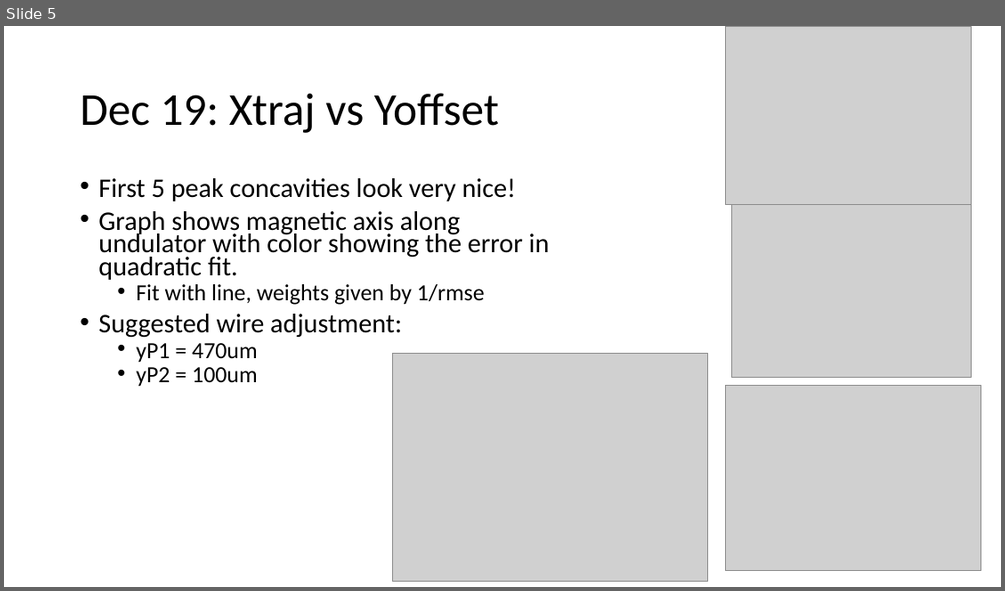
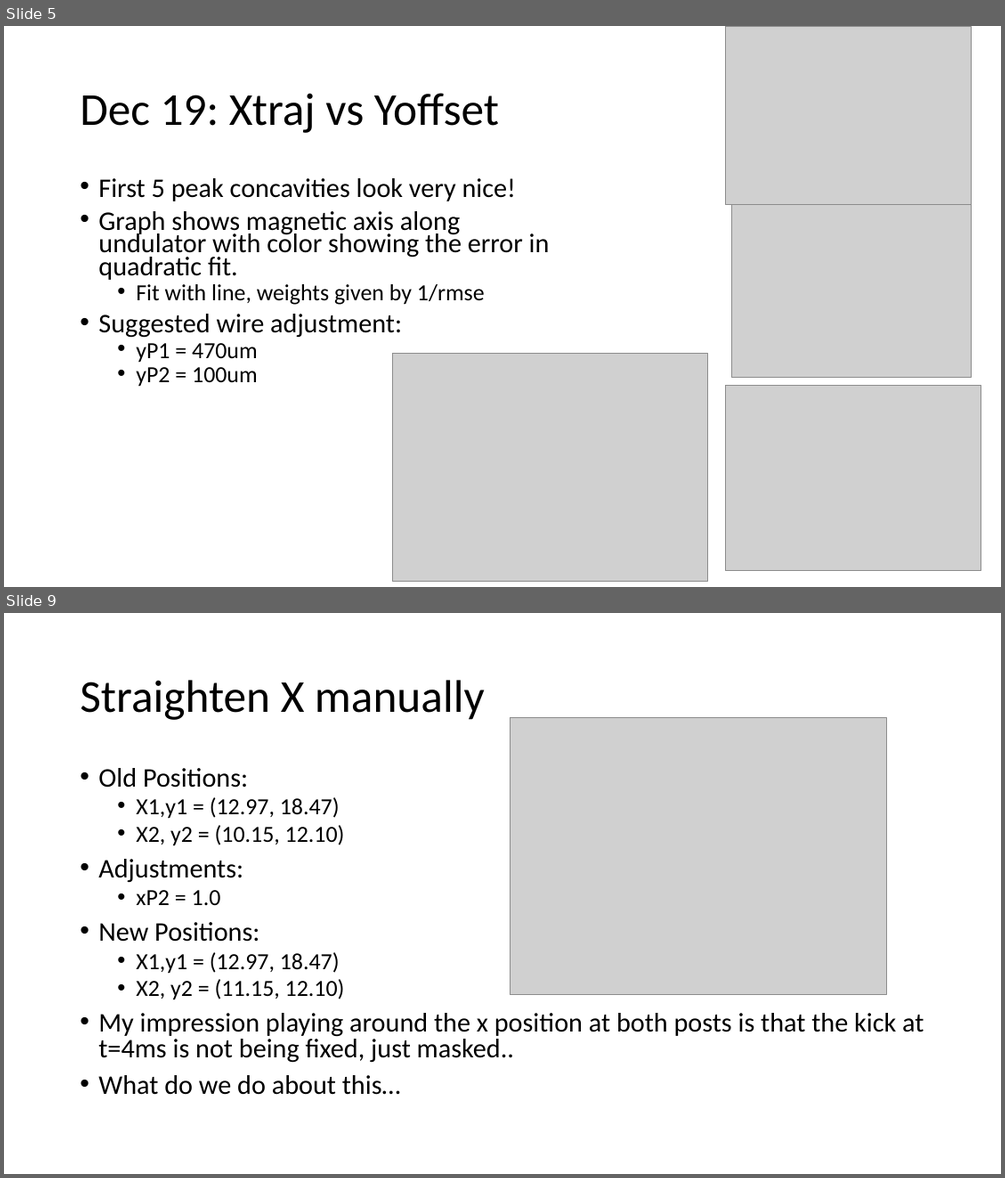
Before and after one commit to afisher000/Pulsed-Wire, a slide deck: Undulator 1 Pulsed-Wire Alignment Dec. 2022.pptx. Shown one above the other, each under a label of ours: slide 5 before the commit, slides 5 and 9 after it; the slides between them are not shown. The pictures are 1005x591 and 1005x1178 pixels, drawn with LibreOffice and Linux fonts; fonts in the diff are those of the drawing; grey boxes stand for pictures. Boxes give left, top, right and bottom in pixels: in the first picture for what was removed or moved away, otherwise in the second. Text is boxed around its words. In the diff, an @@ line names an element or a change of style, - is before the commit and + after.

```diff
--- a/Undulator 1 Pulsed-Wire Alignment Dec. 2022.pptx
+++ b/Undulator 1 Pulsed-Wire Alignment Dec. 2022.pptx
@@ slide 9 added at <box>4,613,1001,1174</box>, background #FFFFFF @@
@@ title added at <box>80,680,485,720</box>, 44 pt, text #000000 @@
+Straighten X manually
@@ picture added at <box>510,718,887,995</box> @@
@@ text added at <box>98,768,923,1094</box>, 25.9 pt, text #000000 @@
+• Old Positions:
+  • X1,y1 = (12.97, 18.47)
+  • X2, y2 = (10.15, 12.10)
+• Adjustments:
+  • xP2 = 1.0
+• New Positions:
+  • X1,y1 = (12.97, 18.47)
+  • X2, y2 = (11.15, 12.10)
+• My impression playing around the x position at both posts is that the kick at t=4ms is not being fixed, just masked..
+• What do we do about this…
```
Also in this commit, not shown: 2 slides changed, 1 other slide added, 6 other files.
